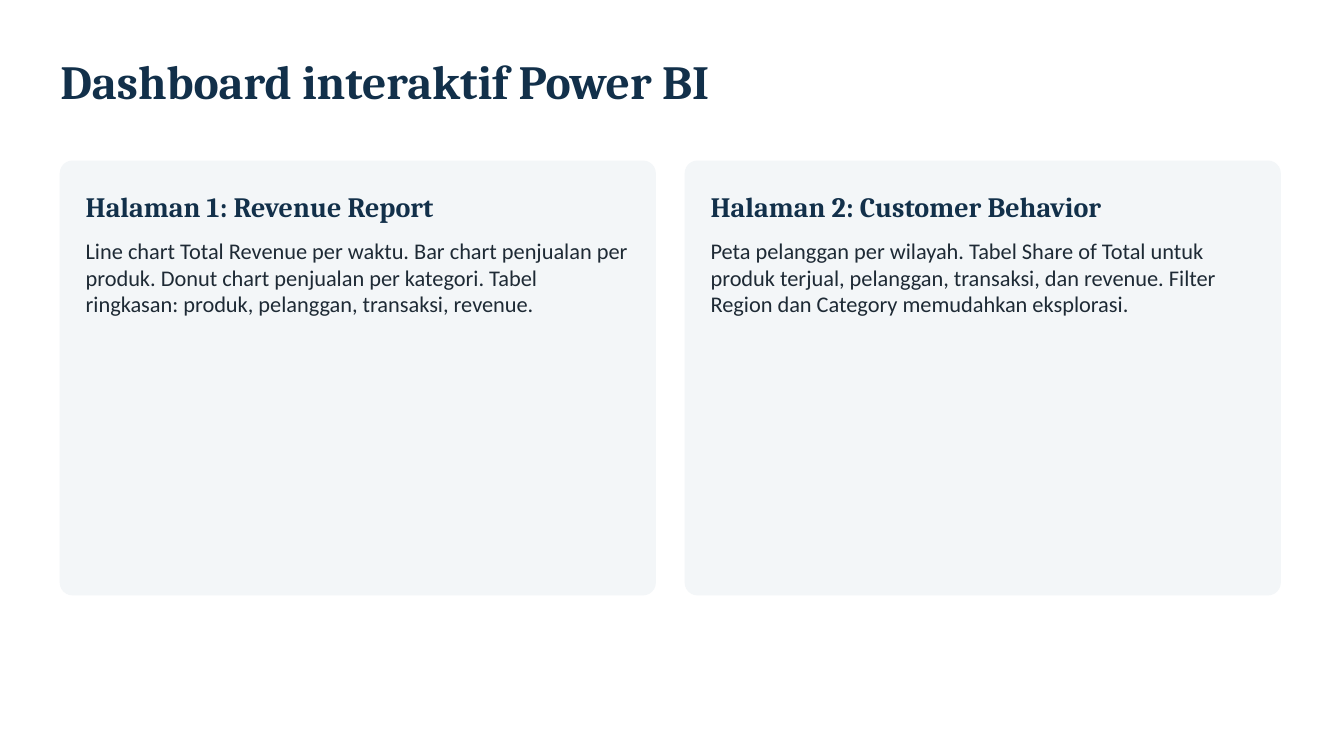
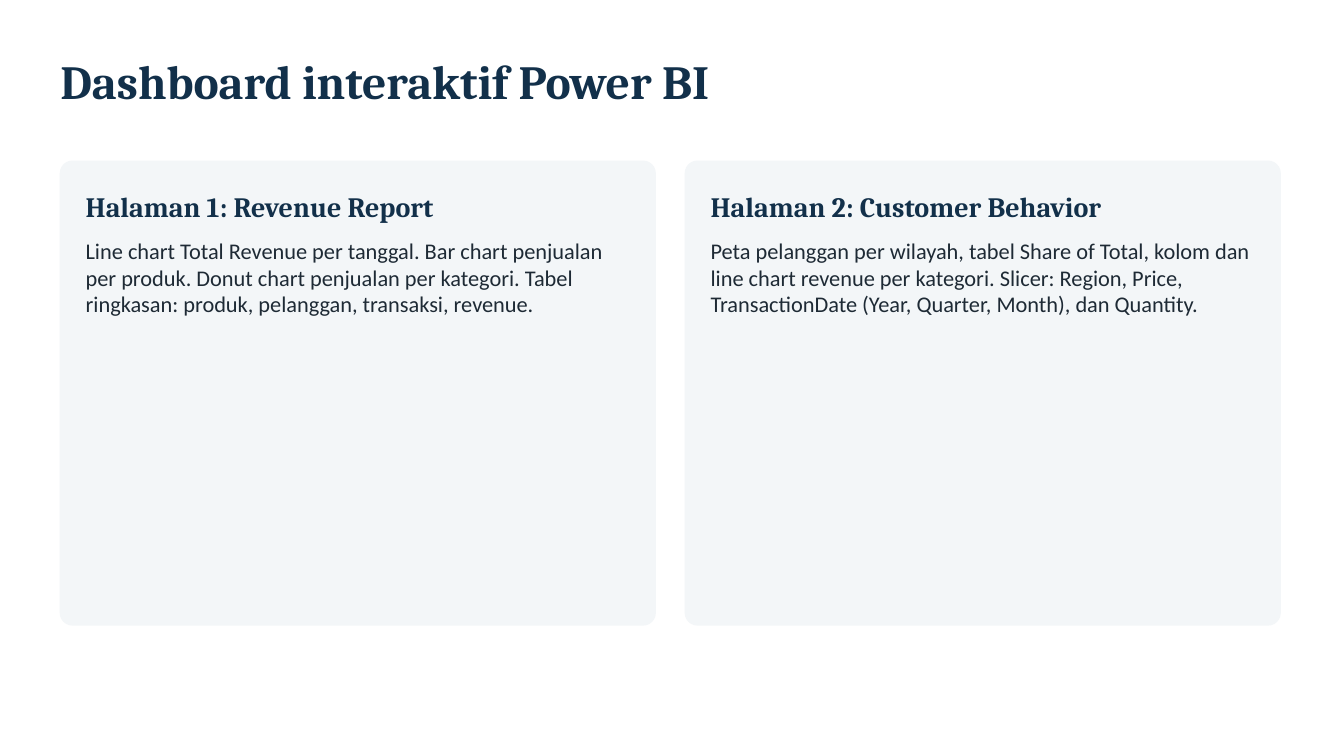
Before and after one commit to farhansech/EXACOUNT, a slide deck: slide 14 of output/EverMart_UTS_BDASC.pptx (slide 9 before the commit). Drawn at 1344x756 pixels with LibreOffice and Linux fonts; fonts in the diff are those of the drawing. Boxes give left, top, right and bottom in pixels: in the first picture for what was removed or moved away, otherwise in the second. Text is boxed around its words. In the diff, an @@ line names an element or a change of style, - is before the commit and + after.

```diff
--- a/output/EverMart_UTS_BDASC.pptx
+++ b/output/EverMart_UTS_BDASC.pptx
@@ rounded rectangle resized from (x1=60, y1=161, x2=655, y2=595) to (x1=60, y1=161, x2=655, y2=625) @@
@@ rounded rectangle at (x1=60, y1=161, x2=655, y2=625): proportions changed @@
@@ rounded rectangle at (x1=686, y1=161, x2=1280, y2=625): proportions changed @@
@@ rounded rectangle resized from (x1=686, y1=161, x2=1280, y2=595) to (x1=686, y1=161, x2=1280, y2=625) @@
@@ text at (x1=86, y1=243, x2=603, y2=316): text changed @@
-Line chart Total Revenue per waktu. Bar chart penjualan per produk. Donut chart penjualan per kategori. Tabel ringkasan: produk, pelanggan, transaksi, revenue.
+Line chart Total Revenue per tanggal. Bar chart penjualan per produk. Donut chart penjualan per kategori. Tabel ringkasan: produk, pelanggan, transaksi, revenue.
@@ text at (x1=711, y1=243, x2=1249, y2=316): text changed @@
-Peta pelanggan per wilayah. Tabel Share of Total untuk produk terjual, pelanggan, transaksi, dan revenue. Filter Region dan Category memudahkan eksplorasi.
+Peta pelanggan per wilayah, tabel Share of Total, kolom dan line chart revenue per kategori. Slicer: Region, Price, TransactionDate (Year, Quarter, Month), dan Quantity.
```
Also in this commit, not shown: 8 other slides changed, 6 slides added, 1 slide removed, 1 other file.
